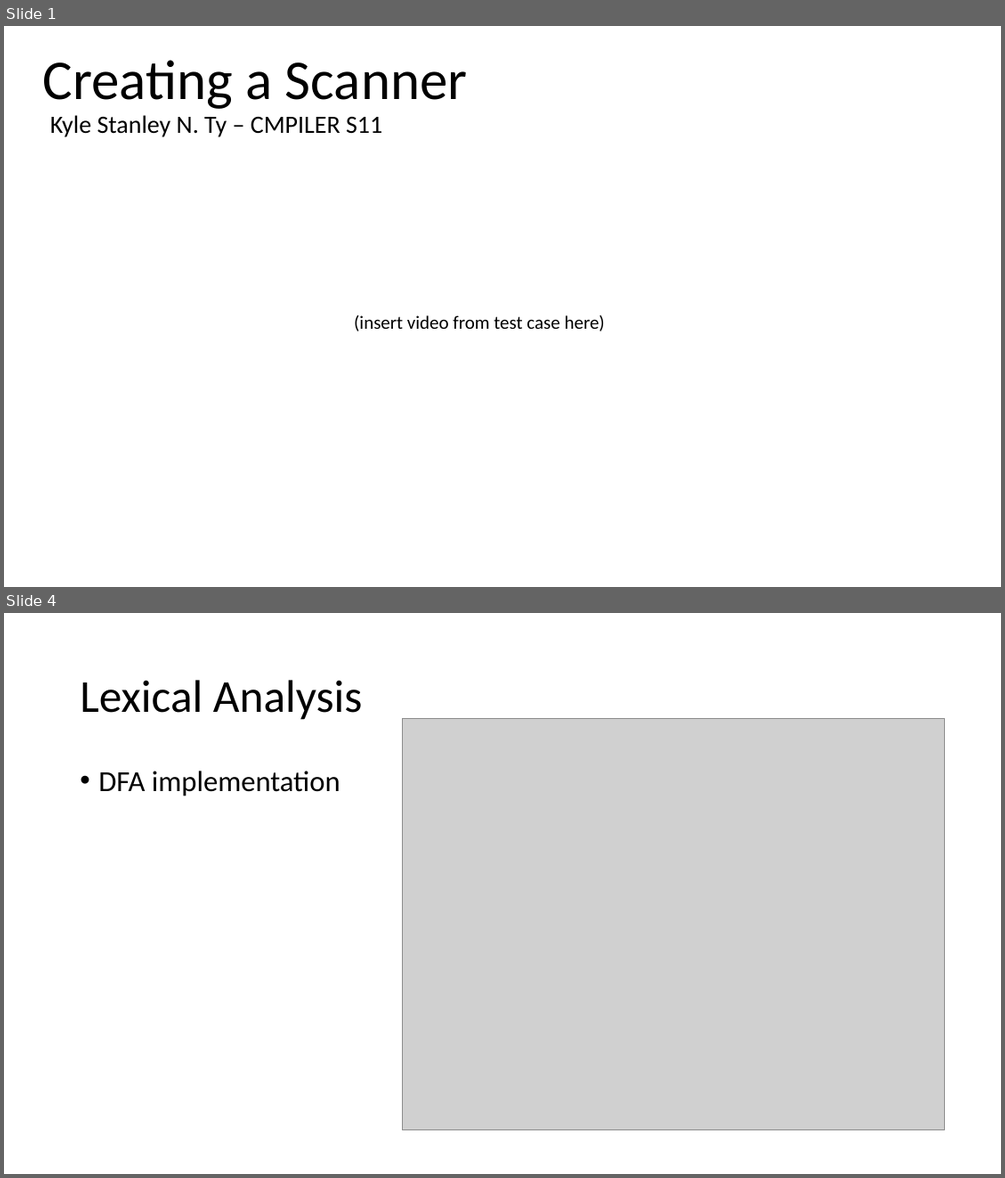
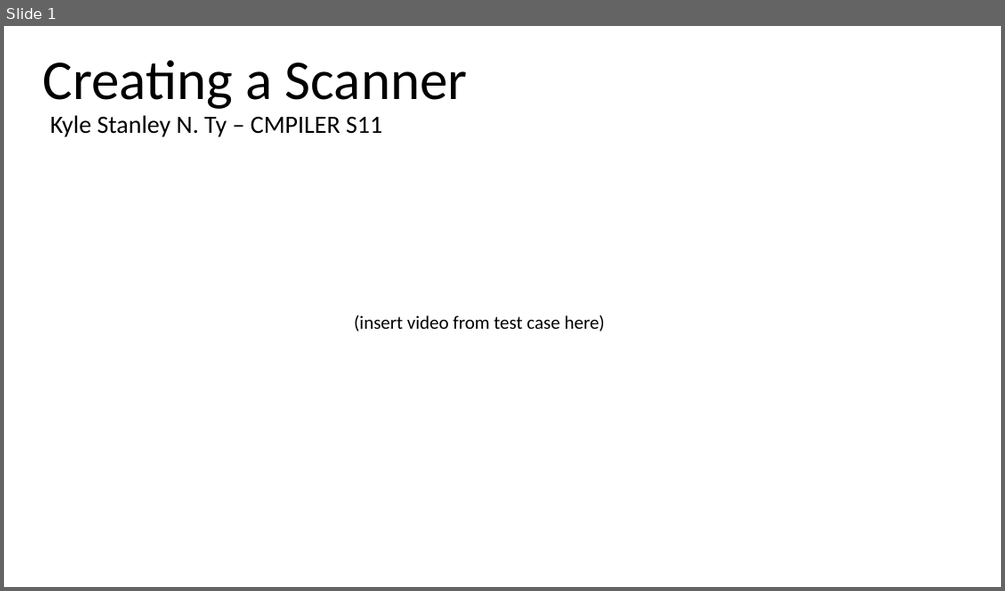
Before and after one commit to Jade03022/Scanner-Problem-Set, a slide deck: Creating a Scanner.pptx. Shown one above the other, each under a label of ours: slides 1 and 4 before the commit, slide 1 after it; the slides between them are not shown. The pictures are 1005x1178 and 1005x591 pixels, drawn with LibreOffice and Linux fonts; fonts in the diff are those of the drawing; grey boxes stand for pictures. Boxes give left, top, right and bottom in pixels: in the first picture for what was removed or moved away, otherwise in the second. Text is boxed around its words. In the diff, an @@ line names an element or a change of style, - is before the commit and + after.

```diff
--- a/Creating a Scanner.pptx
+++ b/Creating a Scanner.pptx
@@ slide 4 removed at bbox=[4, 613, 1001, 1174], background #FFFFFF @@
@@ title removed at bbox=[80, 680, 363, 720] @@
-Lexical Analysis
@@ picture removed at bbox=[402, 718, 944, 1130] @@
@@ text removed at bbox=[98, 771, 340, 796] @@
-• DFA implementation
```
Also in this commit, not shown: 1 slide changed, 4 slides added, 2 other slides removed.
